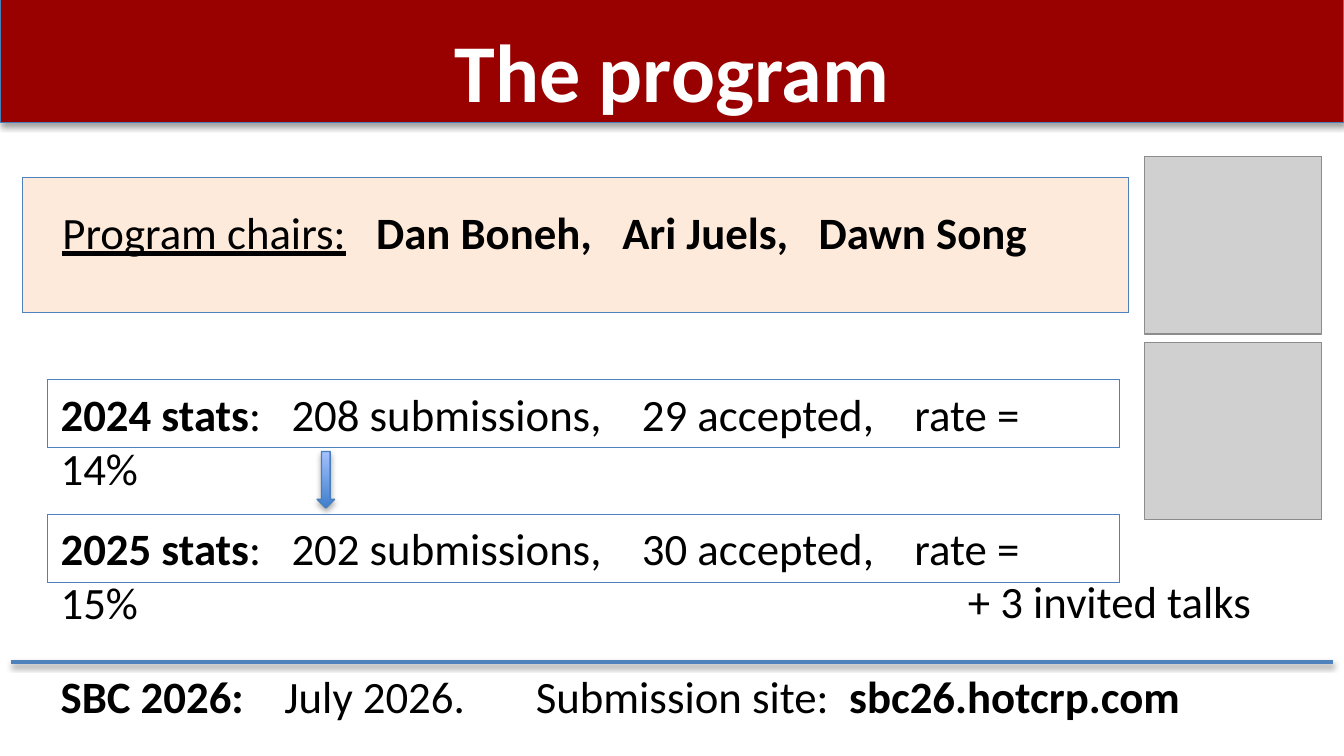
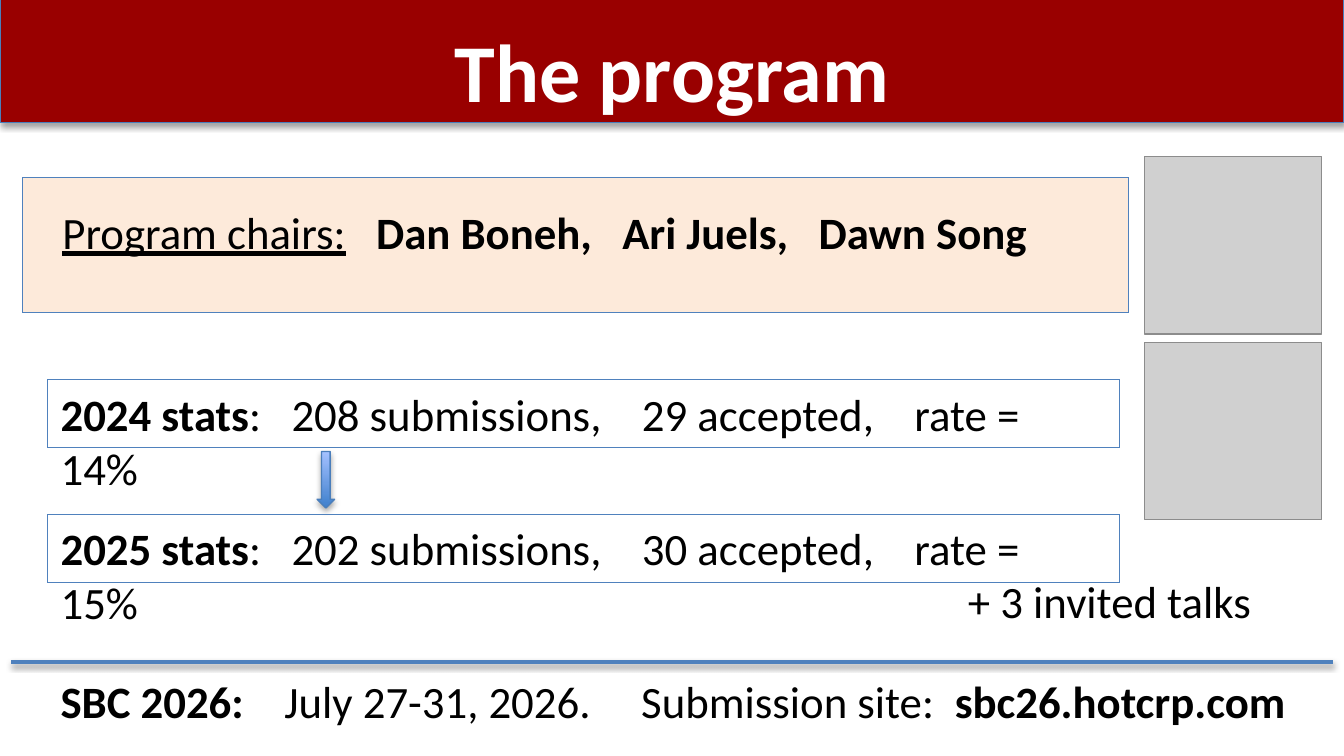
Before and after one commit to dabo/sbc-conference, a slide deck: slide 3 of welcome-2025.pptx. Drawn at 1344x756 pixels with LibreOffice and Linux fonts; fonts in the diff are those of the drawing; grey boxes stand for pictures. Boxes give left, top, right and bottom in pixels: in the first picture for what was removed or moved away, otherwise in the second. Text is boxed around its words. In the diff, an @@ line names an element or a change of style, - is before the commit and + after.

```diff
--- a/welcome-2025.pptx
+++ b/welcome-2025.pptx
@@ text at <box>61,686,1286,726</box>: text changed; bold off @@
-SBC 2026: July 2026. Submission site: sbc26.hotcrp.com
+SBC 2026: July 27-31, 2026. Submission site: sbc26.hotcrp.com
```
Also in this commit, not shown: 3 other slides changed, 1 slide added, 1 slide removed.
